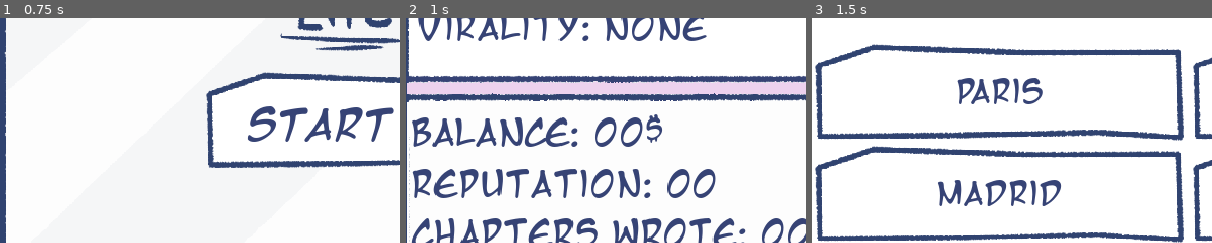
Above: before the commit, frames 1-3 (left to right).
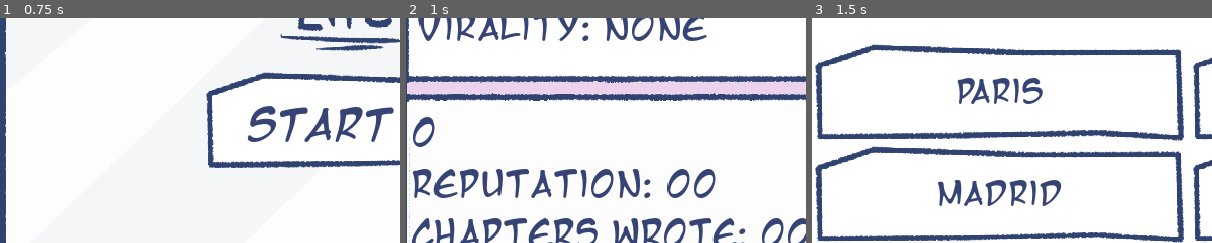
Above: after the commit, the same moments.

Repository: Noodle-Dev/Mangaka-Life
Game: Godot game, scene res://assets/scenes/Menus/Main_Menu.tscn
The game is run twice, just before and just after one commit, with the same random seed, the same clock (stepped at 60 frames per second) and the same inputs. The project has no main scene, so this scene is started directly. The engine's default icon, where the game draws it, is replaced by a stand-in: a white triangle on a blue panel in a dark square.
Inputs:
- Up to frame 1 (0.75 s): click "Start Game" at 0.5 s
- Up to frame 2 (1 s): no input
- Up to frame 3 (1.5 s): click "Create New CHapter" at 1.25 s
The pictures show only the part of the screen within x 0-50%, y 42-92%; the shares and areas given below are measured in that part.

Frame 1 is identical in both runs. In frame 2, 3.3% of the frame differs, in the area x 1-64%, y 42-58%; in frame 3, nothing differs.

Commit message:
Small Changes

Diff:
--- a/assets/scenes/Mechanics_Scenes/Chapter_Maker_Scene.tscn
+++ b/assets/scenes/Mechanics_Scenes/Chapter_Maker_Scene.tscn
@@ -147,9 +147,9 @@
 anchors_preset = 15
 anchor_right = 1.0
 anchor_bottom = 1.0
-offset_top = 322.0
-offset_right = 0.000488281
-offset_bottom = -2.0
+offset_top = 685.0
+offset_right = 0.000610352
+offset_bottom = 361.0
 grow_horizontal = 2
 grow_vertical = 2
 columns = 2
@@ -274,9 +274,9 @@
 anchor_right = 0.5
 anchor_bottom = 0.5
 offset_left = -234.0
-offset_top = 432.0
+offset_top = 366.0
 offset_right = 234.0
-offset_bottom = 538.0
+offset_bottom = 472.0
 grow_horizontal = 2
 grow_vertical = 2
 theme_override_colors/font_color = Color(0.211765, 0.262745, 0.458824, 1)
@@ -298,6 +298,7 @@
 libraries = {
 "": SubResource("AnimationLibrary_t0sgq")
 }
+autoplay = "RESET"
 
 [connection signal="pressed" from="UI/Manga_Bg/Question_holder/button_choice_one" to="." method="_on_button_choice_one_pressed"]
 [connection signal="pressed" from="UI/Manga_Bg/Question_holder/button_choice_two" to="." method="_on_button_choice_two_pressed"]
--- a/assets/scenes/Menus/MainStats_Menu.tscn
+++ b/assets/scenes/Menus/MainStats_Menu.tscn
@@ -124,7 +124,7 @@
 offset_bottom = 648.0
 texture = ExtResource("3_yo2dp")
 
-[node name="VBoxContainer" type="VBoxContainer" parent="UI/Manga_Bg/Virality"]
+[node name="Critics_Holder" type="VBoxContainer" parent="UI/Manga_Bg/Virality"]
 layout_mode = 1
 anchors_preset = -1
 anchor_left = 0.072
@@ -138,13 +138,13 @@
 grow_vertical = 2
 theme_override_constants/separation = 190
 
-[node name="Critic" parent="UI/Manga_Bg/Virality/VBoxContainer" instance=ExtResource("2_npwkf")]
-layout_mode = 2
-
-[node name="Critic2" parent="UI/Manga_Bg/Virality/VBoxContainer" instance=ExtResource("2_npwkf")]
-layout_mode = 2
-
-[node name="Critic3" parent="UI/Manga_Bg/Virality/VBoxContainer" instance=ExtResource("2_npwkf")]
+[node name="Critic" parent="UI/Manga_Bg/Virality/Critics_Holder" instance=ExtResource("2_npwkf")]
+layout_mode = 2
+
+[node name="Critic2" parent="UI/Manga_Bg/Virality/Critics_Holder" instance=ExtResource("2_npwkf")]
+layout_mode = 2
+
+[node name="Critic3" parent="UI/Manga_Bg/Virality/Critics_Holder" instance=ExtResource("2_npwkf")]
 layout_mode = 2
 
 [node name="TextureRect" type="TextureRect" parent="UI/Manga_Bg"]
--- a/assets/scripts/Chapter_Creation/chapter_buttons_creation_scene.gd
+++ b/assets/scripts/Chapter_Creation/chapter_buttons_creation_scene.gd
@@ -177,3 +177,4 @@
 
 func _on_finish_manga_btn_pressed():
 	$"../Transitions_Panels".play_backwards("CH_Maker_Enter")
+	transition_animation.play_backwards("Finish")
--- a/assets/scripts/MainStats/main_stats_menu_Logic.gd
+++ b/assets/scripts/MainStats/main_stats_menu_Logic.gd
@@ -11,11 +11,14 @@
 #Panels
 @onready var ChapterMakerPanel = $Chapter_Maker
 
+#Objects
+@onready var critics_holder = $UI/Manga_Bg/Virality/Critics_Holder
+@export var criticObject = preload("res://assets/prefabs/Entity_Critic_UI.tscn")
+
 func _process(delta):
 	pass
 
-	#Test
-	#balance.text = GlobalData.G_FinalScore.ToString()
+	balance.text = str(GlobalData.G_FinalScore)
 
 func _on_create_chapter_button_pressed():
 	transitions_panels.play("CH_Maker_Enter")
